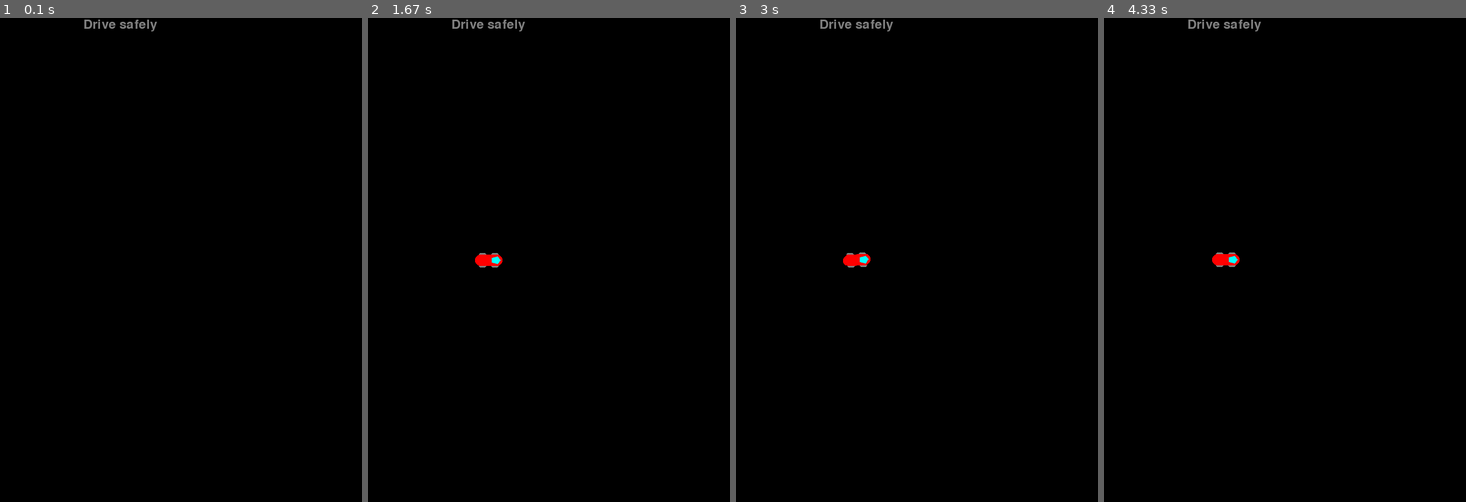
Above: before the commit, frames 1-4 (left to right).
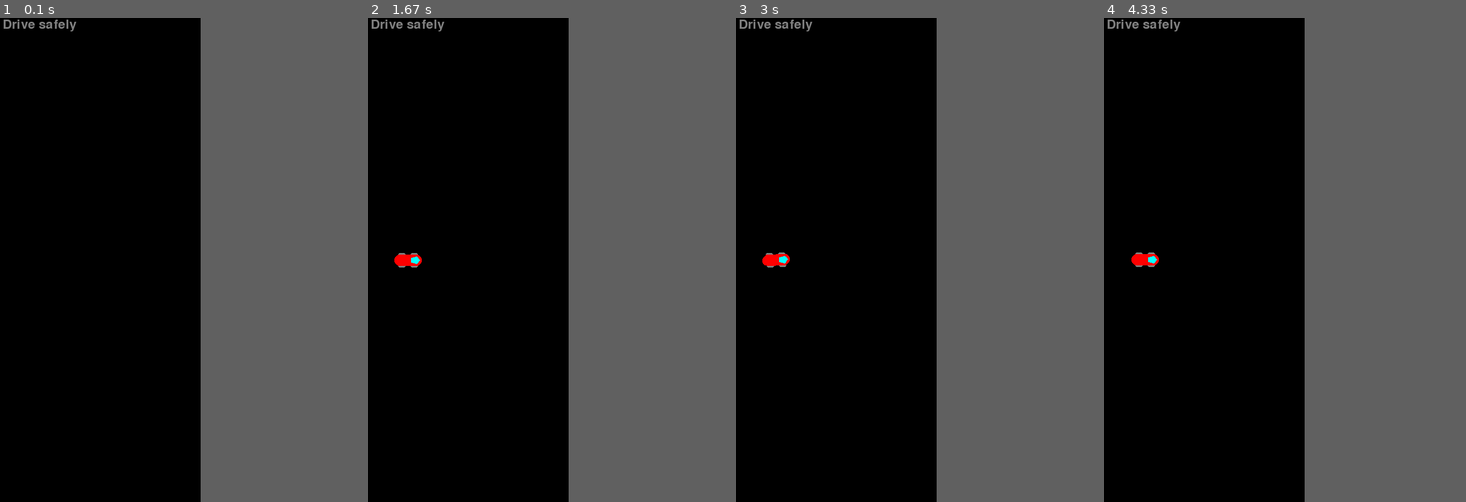
Above: after the commit, the same moments.

Repository: Pitrified/snippet
Game: pygame game, started from racer/racer_main.py
The game is run twice, just before and just after one commit, with the same random seed, the same clock (stepped at 60 frames per second) and the same inputs.
Inputs:
- Up to frame 1 (0.1 s): no input
- Up to frame 2 (1.67 s): hold W 0.83-1.3 s
- Up to frame 3 (3 s): hold A 1.83-2.37 s; hold A from 2.4 s (still down); tap X at 2.47 s; tap Z at 2.55 s
- Up to frame 4 (4.33 s): release A at 3 s; hold D from 3.83 s (still down); tap X at 3.9 s
In our replay, the window is 900x900 before the commit and 600x900 after it. These sizes can differ from the game's own. Grey fills any space a smaller window leaves; there, only what the larger window draws over its background counts as a difference.

The runs differ from the first frame. In frame 1, 0.4% of the frame differs, in the area x 1-44%, y 0-3%; in frame 2, 0.7%, in the area x 1-44%, y 0-52%; in frame 3, 0.7%; in frame 4, 0.7%.

Commit message:
Racer: rename background to field, more modularity
field can be blitted and more info added below

Diff:
--- a/racer/racer_main.py
+++ b/racer/racer_main.py
@@ -8,6 +8,7 @@
 from timeit import default_timer as timer
 
 from racer_racer import Racer
+from racer_map import RacingMap
 
 
 def parse_arguments():
@@ -68,18 +69,22 @@
     logg = logging.getLogger(f"c.{__name__}.run_racer_main")
 
     pygame.init()
-    screen = pygame.display.set_mode((900, 900))
+    screen = pygame.display.set_mode((600, 900))
+    # size is (int, int) tuple
+    field_size = screen.get_size()
+    # unpack the field size for clarity
+    field_wid, field_hei = field_size
     pygame.display.set_caption("Racer")
 
-    # Create The Backgound
-    background = pygame.Surface(screen.get_size())
+    # Create The playing field
+    field = pygame.Surface(field_size)
     # convert() changes the pixel format
     # https://www.pygame.org/docs/ref/surface.html#pygame.Surface.convert
-    background = background.convert()
-    #  background.fill((250, 250, 250))
-    background.fill((0, 0, 0))
+    field = field.convert()
+    #  field.fill((250, 250, 250))
+    field.fill((0, 0, 0))
 
-    # Put Text On The Background, Centered
+    # Put Text On The field, Centered
     if pygame.font:
         # create a new Font object (from a file)
         font = pygame.font.Font(None, 36)
@@ -87,19 +92,20 @@
         text = font.render("Drive safely", 1, (128, 128, 128))
         # somewhere here there is a nice drawing of rect pos
         # https://dr0id.bitbucket.io/legacy/pygame_tutorial01.html
-        textpos = text.get_rect(centerx=background.get_width() / 2)
-        # draw the text on the background
-        background.blit(text, textpos)
+        textpos = text.get_rect(centerx=field_wid / 2)
+        # draw the text on the field
+        field.blit(text, textpos)
 
-    # draw the background on the screen
-    screen.blit(background, (0, 0))
+    # draw the field on the screen
+    screen.blit(field, (0, 0))
     # update the display (linked with screen)
     pygame.display.flip()
 
     # Prepare Game Objects
     clock = pygame.time.Clock()
-    racer = Racer(out_file_sprite, screen.get_size()[0] // 2, screen.get_size()[1] // 2)
-    allsprites = pygame.sprite.RenderPlain((racer))
+    racer = Racer(out_file_sprite, field_wid // 2, field_hei // 2)
+    rmap = RacingMap()
+    allsprites = pygame.sprite.RenderPlain((racer, rmap))
 
     # Main Loop
     going = True
@@ -142,7 +148,7 @@
         #  allsprites.update()
 
         # Draw Everything again, every frame
-        screen.blit(background, (0, 0))
+        screen.blit(field, (0, 0))
         allsprites.draw(screen)
         pygame.display.flip()
 
--- a/racer/racer_racer.py
+++ b/racer/racer_racer.py
@@ -1,9 +1,7 @@
-import argparse
 import logging
-import numpy as np
-
-from random import seed
+
 from timeit import default_timer as timer
+
 from math import cos
 from math import sin
 from math import radians
@@ -11,7 +9,7 @@
 from PIL import Image
 from PIL import ImageDraw
 
-from pygame import display
+#  from pygame import display
 from pygame.sprite import Sprite
 from pygame.transform import rotate
 
